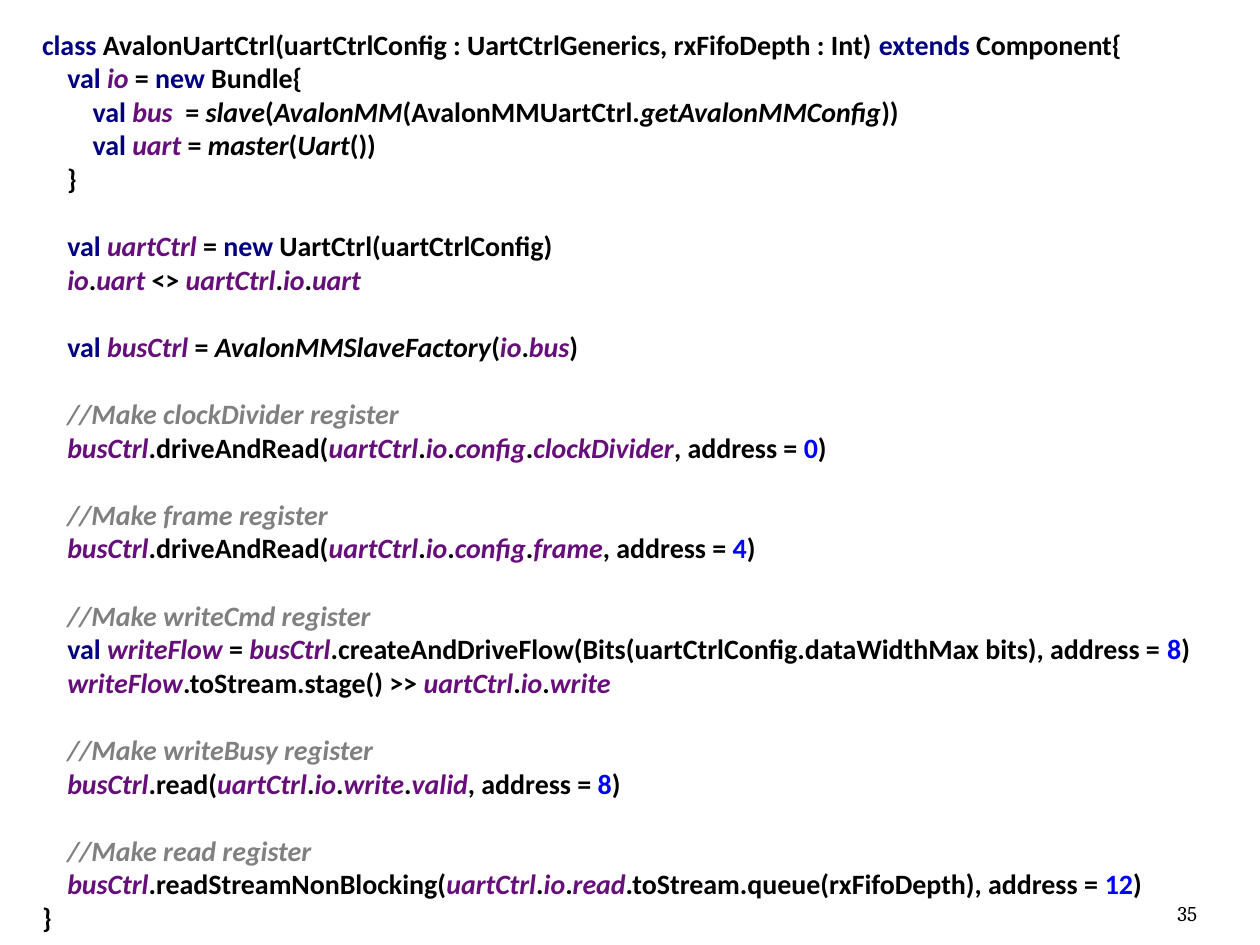
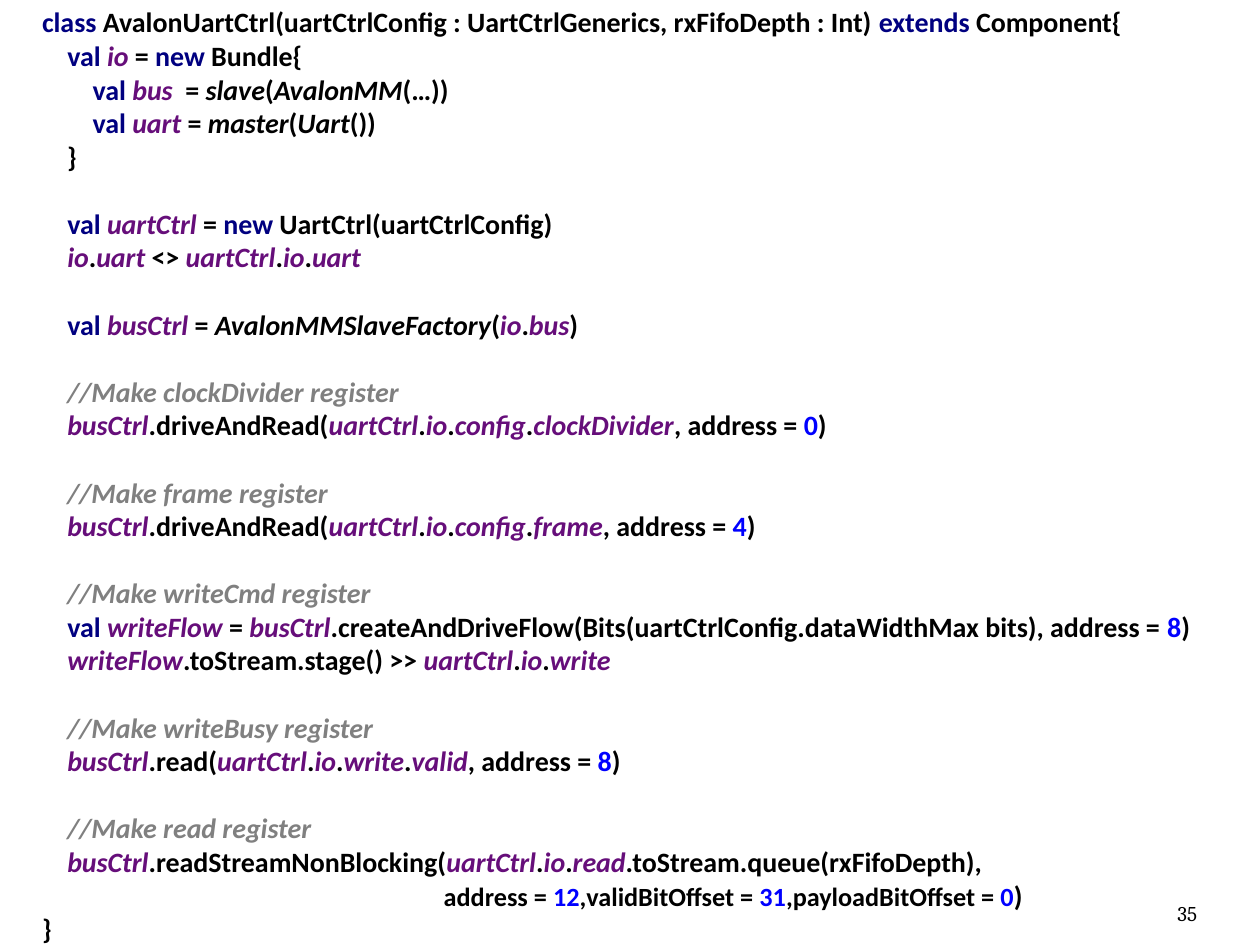
Before and after one commit to SpinalHDL/SpinalDoc, a slide deck: slide 35 of presentation/en/presentation.pptx. Drawn at 1260x945 pixels with LibreOffice and Linux fonts; fonts in the diff are those of the drawing. Boxes give left, top, right and bottom in pixels: in the first picture for what was removed or moved away, otherwise in the second. Text is boxed around its words. In the diff, an @@ line names an element or a change of style, - is before the commit and + after.

```diff
--- a/presentation/en/presentation.pptx
+++ b/presentation/en/presentation.pptx
@@ text "class AvalonUartCtrl(uartCtrlConfig : UartCtrlGenerics, rxFi ...": place and size @@
-text "class AvalonUartCtrl(uartCtrlConfig : UartCtrlGenerics, rxFi ..." at box(42, 34, 1190, 899)
+text "class AvalonUartCtrl(uartCtrlConfig : UartCtrlGenerics, rxFi ..." at box(42, 11, 1190, 910)
@@ text at box(42, 11, 1121, 340): text changed @@
-class AvalonUartCtrl(uartCtrlConfig : UartCtrlGenerics, rxFifoDepth : Int) extends Component{
-val io = new Bundle{
-val bus = slave(AvalonMM(AvalonMMUartCtrl.getAvalonMMConfig))
-val uart = master(Uart())
-}
-val uartCtrl = new UartCtrl(uartCtrlConfig)
-io.uart <> uartCtrl.io.uart
-val busCtrl = AvalonMMSlaveFactory(io.bus)
+class AvalonUartCtrl(uartCtrlConfig : UartCtrlGenerics, rxFifoDepth : Int) extends Component{
+val io = new Bundle{
+val bus = slave(AvalonMM(…))
+val uart = master(Uart())
+}
+val uartCtrl = new UartCtrl(uartCtrlConfig)
+io.uart <> uartCtrl.io.uart
+val busCtrl = AvalonMMSlaveFactory(io.bus)
@@ text at box(67, 818, 1013, 910): text changed @@
-//Make read register
-busCtrl.readStreamNonBlocking(uartCtrl.io.read.toStream.queue(rxFifoDepth), address = 12)
-}
+//Make read register
+busCtrl.readStreamNonBlocking(uartCtrl.io.read.toStream.queue(rxFifoDepth),
+address = 12,validBitOffset = 31,payloadBitOffset = 0)
+}
```
Also in this commit, not shown: 3 other slides changed, 2 other files.
